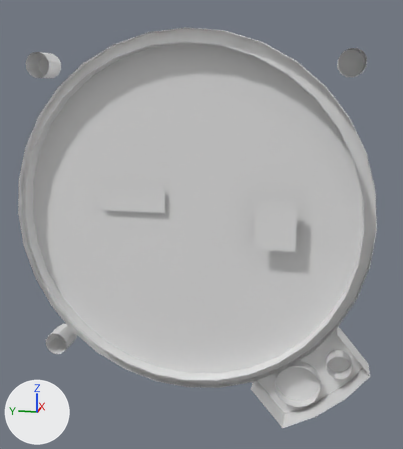
Renders of the Blender file dev/vor_pa18.blend from each side of a commit.
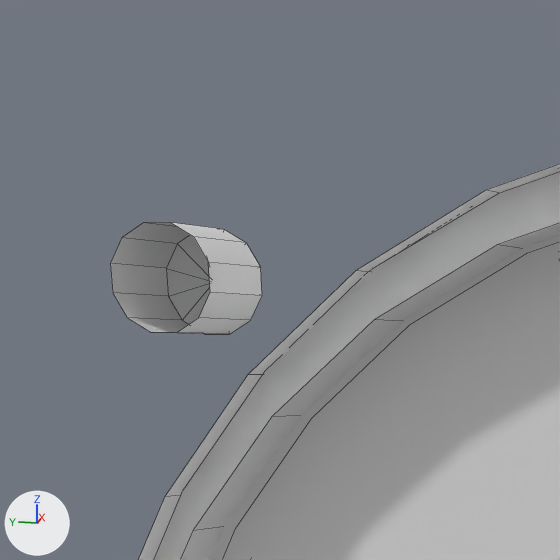
The first picture shows the older version from a 50 mm lens placed at (-0.297, 0.0226, -0.5104), pointed at (-0.1725, 0.0475, -0.5415). The close-ups show both versions on the part from 0% to 32% of the width and 0% to 29% of the height of that picture; other places that the commit changed are outside them. Lighting does not change. The marker at lower left points along +X, +Y and +Z. The close-ups show mesh edges as thin lines. Materials are left out; every surface is plain grey.

Objects in the first close-up: 'Case', 'Face', 'bezeloutside', 'screws'.
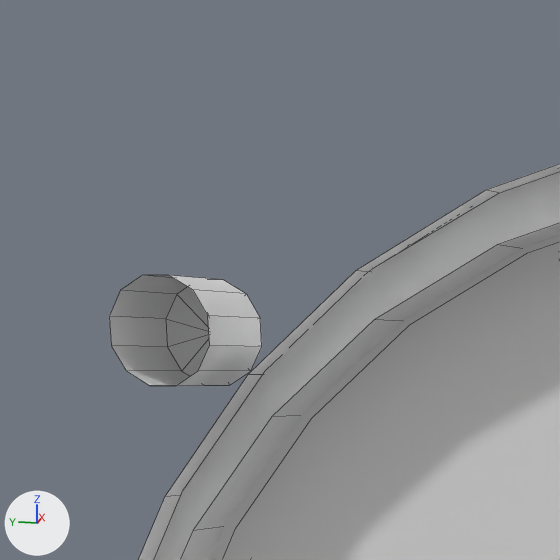
Where the change shows, as pixel boxes [x1, y1, x2, y2] in the close-ups (560 x 560 px):
'screws', reshaped
    before: [110, 222, 262, 334]
    after: [109, 275, 262, 386]

The edits, one by one:
me_cylinder_004 has 100 vertices, 96 faces and spans x -0.0008..0.0051, y -0.0365..0.0337, z -0.0356..0.0364.
me_cylinder_004 is used by ob_screws; location (-0.18088, 0.04865, -0.5368); rotation (1.571, 0.0, 0.0), in degrees (90, 0, 0).
me_cylinder_004 part 1: the loose piece of 25 vertices spanning x -0.0008..0.0051, y 0.0284..0.0337, z -0.0356..-0.0303 is moved by (-0.0015, -0.0026, 0.0005).
